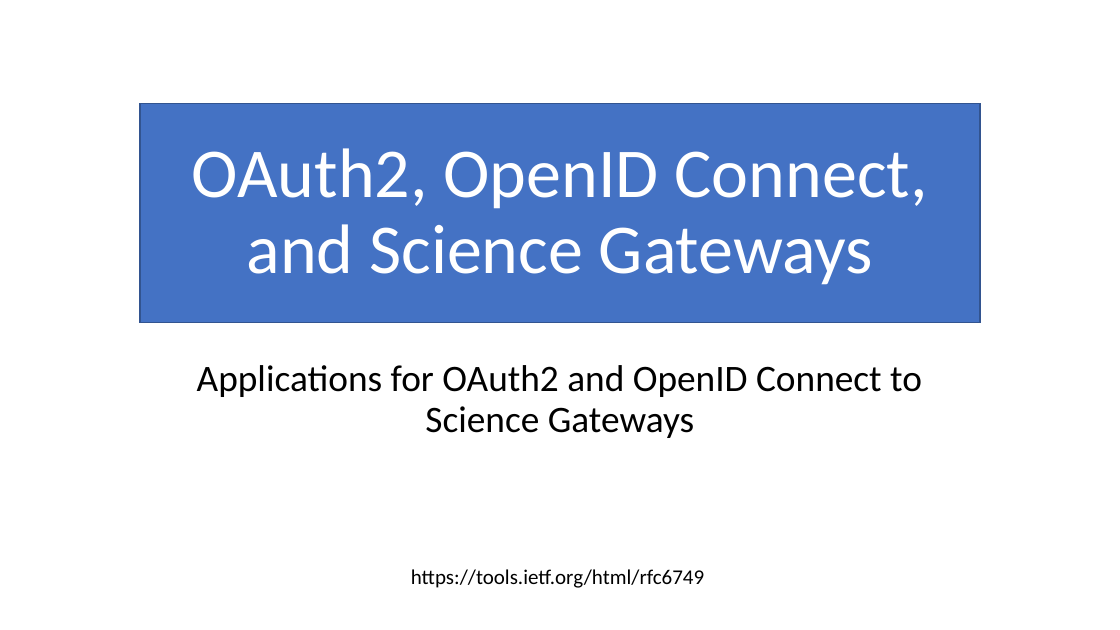
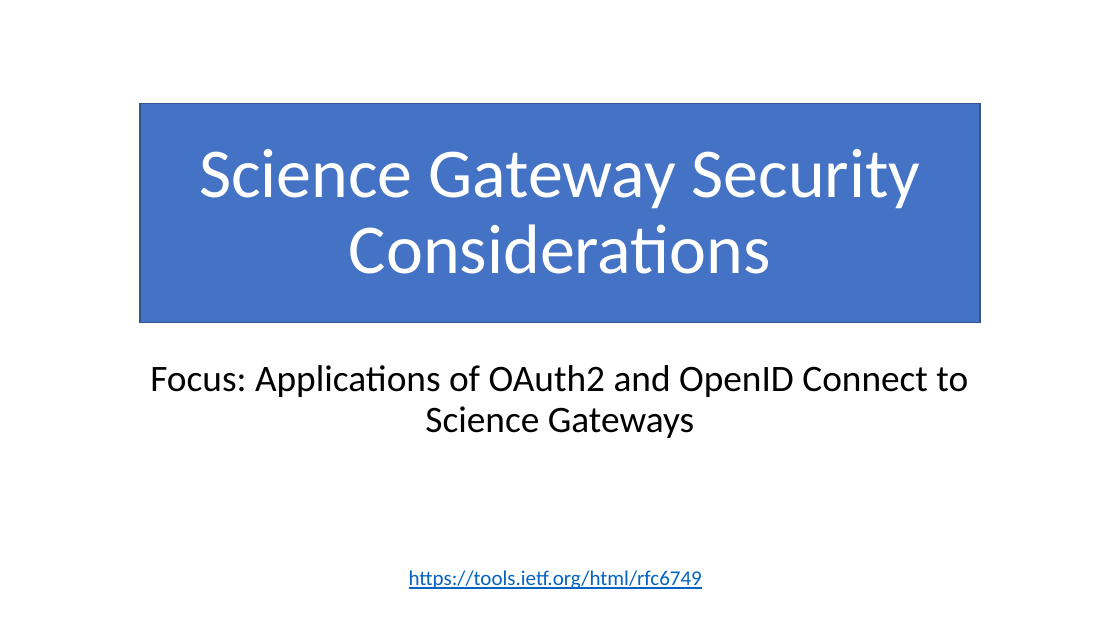
Before and after one commit to airavata-courses/airavata-courses.github.io, a slide deck: slide 1 of fall2017/slides/Fall2017-OAuth2-OIDC.pptx. Drawn at 1120x630 pixels with LibreOffice and Linux fonts; fonts in the diff are those of the drawing. Boxes give left, top, right and bottom in pixels: in the first picture for what was removed or moved away, otherwise in the second. Text is boxed around its words. In the diff, an @@ line names an element or a change of style, - is before the commit and + after.

Commit message:
OAuth2 lecture slides

```diff
--- a/fall2017/slides/Fall2017-OAuth2-OIDC.pptx
+++ b/fall2017/slides/Fall2017-OAuth2-OIDC.pptx
@@ title at bbox=[199, 149, 921, 274]: text changed @@
-OAuth2, OpenID Connect, and Science Gateways
+Science Gateway Security Considerations
@@ subtitle at bbox=[150, 365, 968, 438]: text changed @@
-Applications for OAuth2 and OpenID Connect to Science Gateways
+Focus: Applications of OAuth2 and OpenID Connect to Science Gateways
@@ text "https://tools.ietf.org/html/rfc6749" at bbox=[409, 570, 702, 589]: text colour #000000 to #0563C1, underline on @@
```
Also in this commit, not shown: 15 other slides changed, 15 slides added, 1 slide removed, 2 other files.
